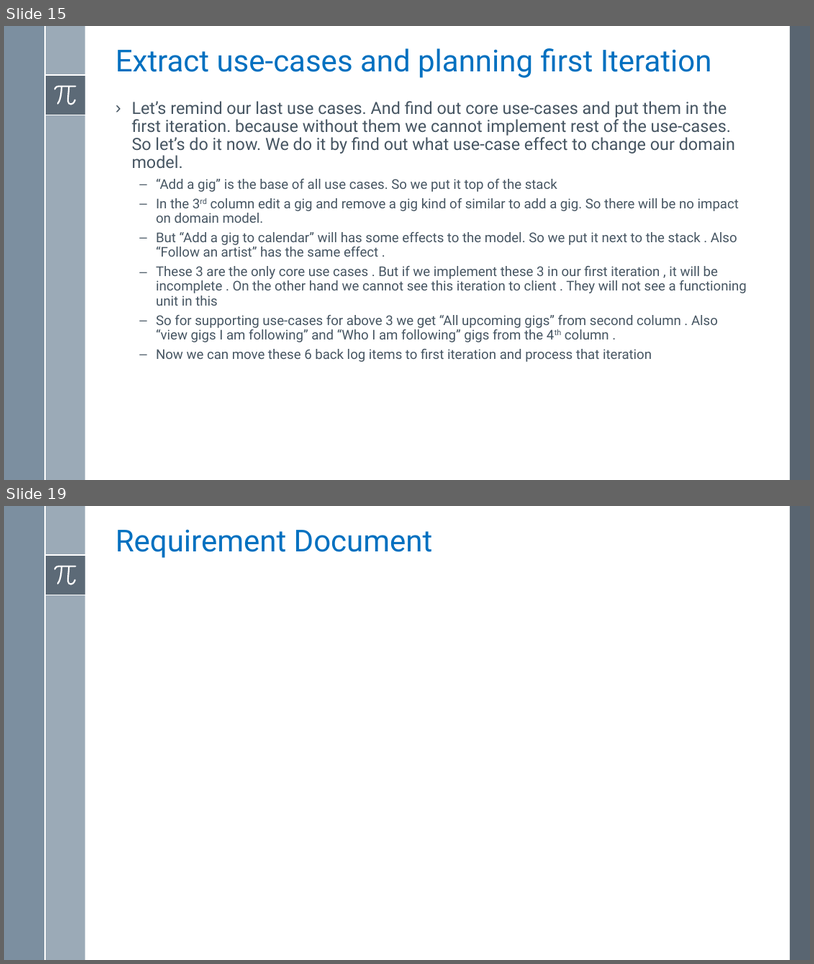
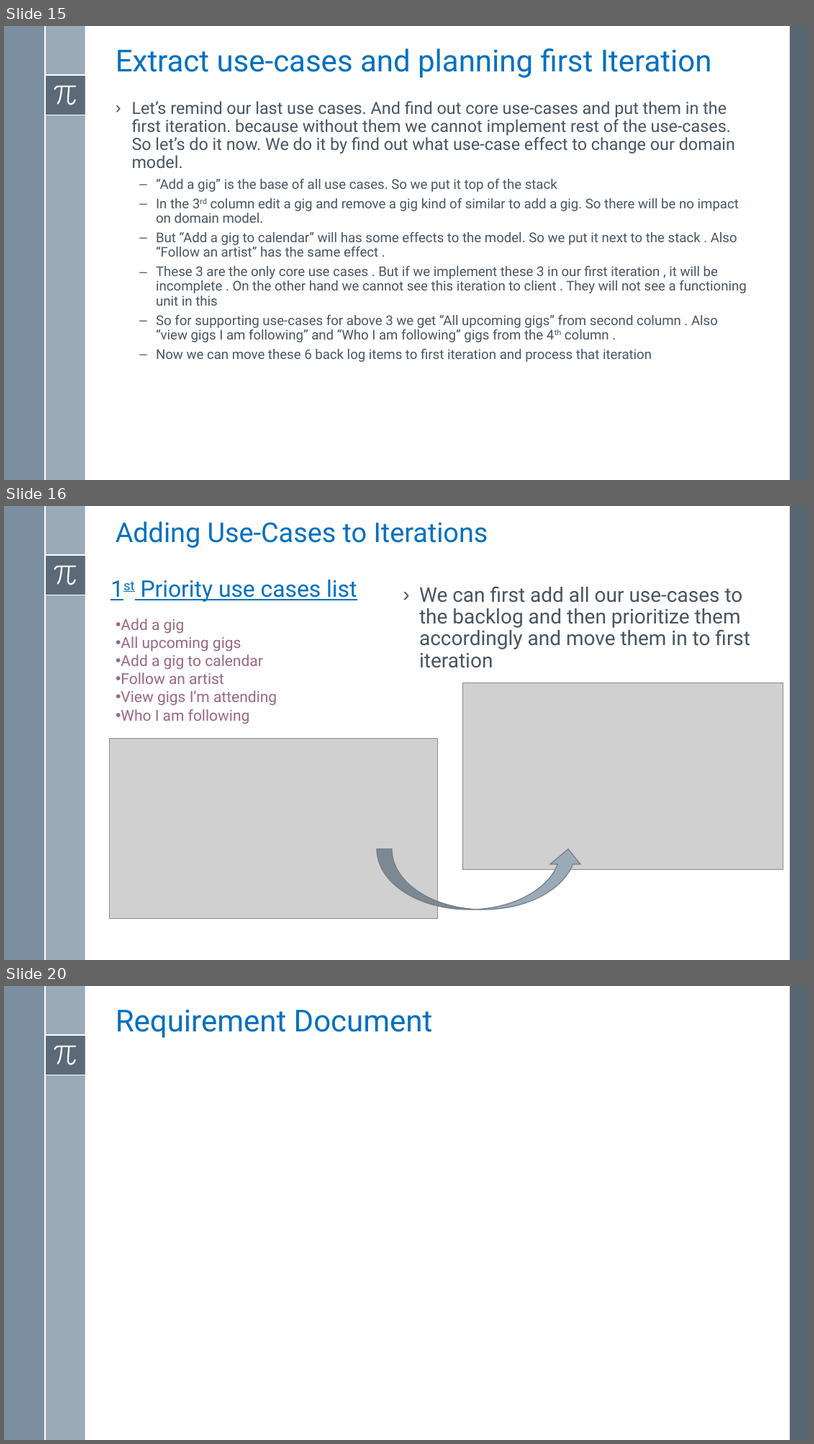
Before and after one commit to asachanxxx/WebApiTraning, a slide deck: Notes/Lesson 1/Lesson 1 - Implement First Bound Context Using Entity Framework.pptx. Shown one above the other, each under a label of ours: slides 15 and 19 before the commit, slides 15, 16 and 20 after it; the slides between them are not shown. The pictures are 814x964 and 814x1444 pixels, drawn with LibreOffice and Linux fonts; fonts in the diff are those of the drawing; grey boxes stand for pictures. Boxes give left, top, right and bottom in pixels: in the first picture for what was removed or moved away, otherwise in the second. Text is boxed around its words. In the diff, an @@ line names an element or a change of style, - is before the commit and + after.

```diff
--- a/Notes/Lesson 1/Lesson 1 - Implement First Bound Context Using Entity Framework.pptx
+++ b/Notes/Lesson 1/Lesson 1 - Implement First Bound Context Using Entity Framework.pptx
@@ slide 16 added at <box>4,506,810,960</box>, background #FFFFFF; not listed: 8 template elements that a slide beside it also shows @@
@@ title added at <box>116,521,489,548</box>, 32.4 pt, text #0070C0 @@
+Adding Use-Cases to Iterations
@@ text added at <box>141,579,357,602</box>, 27.3 pt, text #0070C0, underline @@
+1st Priority use cases list
@@ text added at <box>419,586,751,668</box>, 24 pt, text #465562 @@
+› We can first add all our use-cases to the backlog and then prioritize them accordingly and move them in to first iteration
@@ text added at <box>121,618,277,724</box>, 18 pt, text #9A6785 @@
+• Add a gig
+• All upcoming gigs
+• Add a gig to calendar
+• Follow an artist
+• View gigs I’m attending
+• Who I am following
@@ picture added at <box>463,682,783,869</box> @@
@@ picture added at <box>110,738,437,918</box> @@
@@ curved up arrow added at <box>377,849,584,909</box>, fill #9BAAB7, outline #737E87 1 pt @@
@@ what was slide 19 is now slide 20 @@
```
Also in this commit, not shown: 2 slides changed, 2 other slides added, 3 slides removed.
